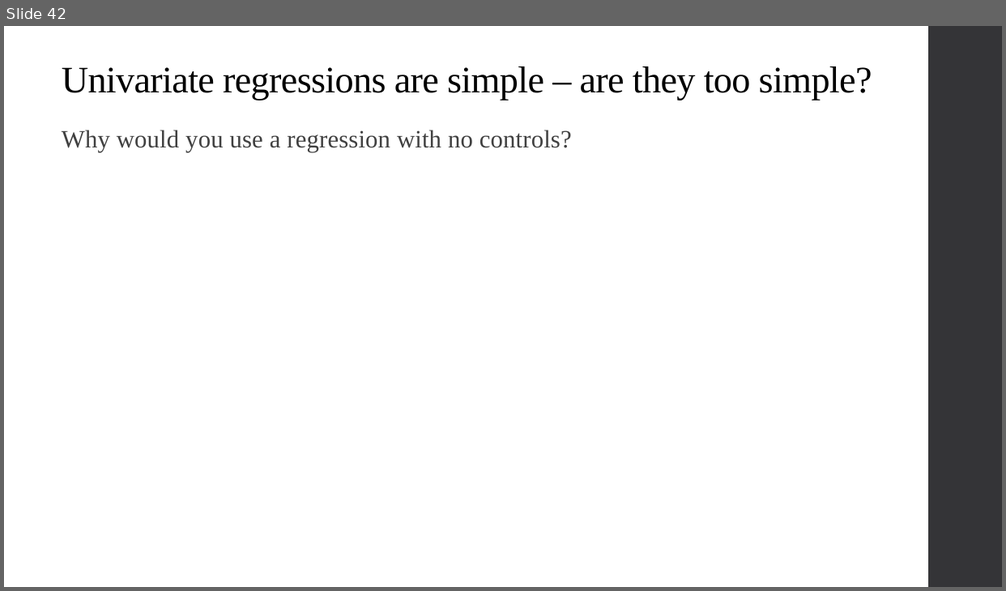
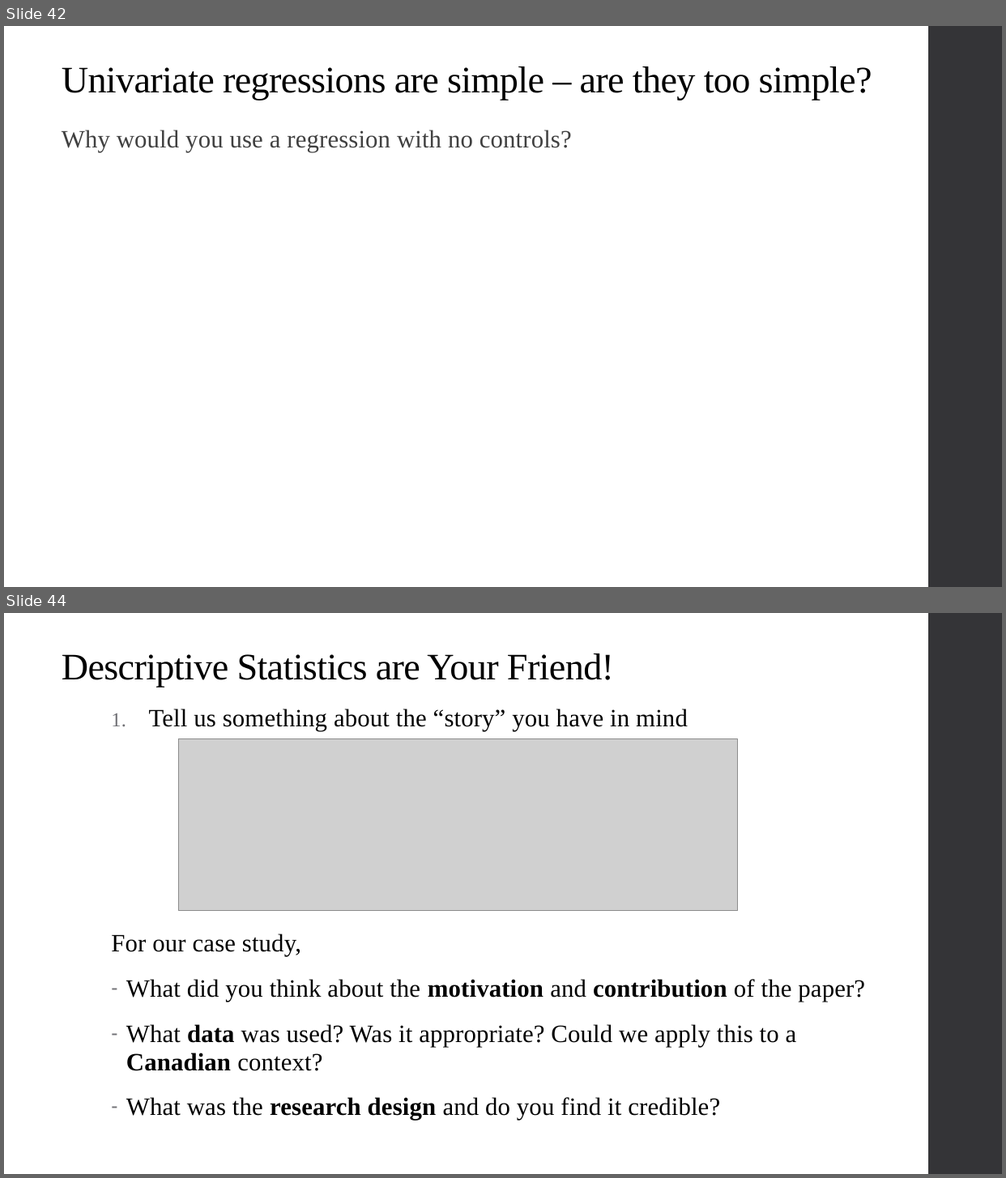
Before and after one commit to alex-hoagland/HAD5744, a slide deck: Lecture02_UnivariateOLS/Lecture2_OLS.pptx. Shown one above the other, each under a label of ours: slide 42 before the commit, slides 42 and 44 after it; the slides between them are not shown. The pictures are 1006x591 and 1006x1178 pixels, drawn with LibreOffice and Linux fonts; fonts in the diff are those of the drawing; grey boxes stand for pictures. Boxes give left, top, right and bottom in pixels: in the first picture for what was removed or moved away, otherwise in the second. Text is boxed around its words. In the diff, an @@ line names an element or a change of style, - is before the commit and + after.

```diff
--- a/Lecture02_UnivariateOLS/Lecture2_OLS.pptx
+++ b/Lecture02_UnivariateOLS/Lecture2_OLS.pptx
@@ slide 44 added at (4, 613, 1002, 1174), background #FFFFFF; not listed: 1 template element that a slide beside it also shows @@
@@ title added at (62, 653, 614, 687), 36 pt, text #000000 @@
+Descriptive Statistics are Your Friend!
@@ text added at (111, 709, 865, 1120), 24 pt, text #000000 @@
+1. Tell us something about the “story” you have in mind
+For our case study,
+– What did you think about the motivation and contribution of the paper?
+– What data was used? Was it appropriate? Could we apply this to a Canadian context?
+– What was the research design and do you find it credible?
@@ picture added at (178, 739, 738, 911) @@
```
Also in this commit, not shown: 10 slides changed, 4 other slides added, 1 slide removed.
